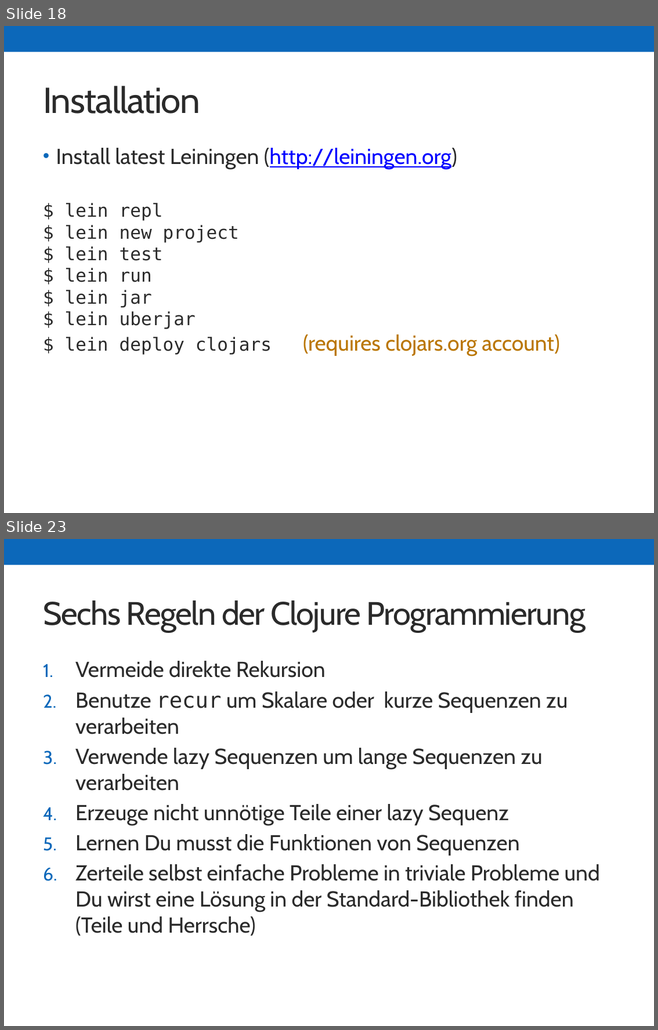
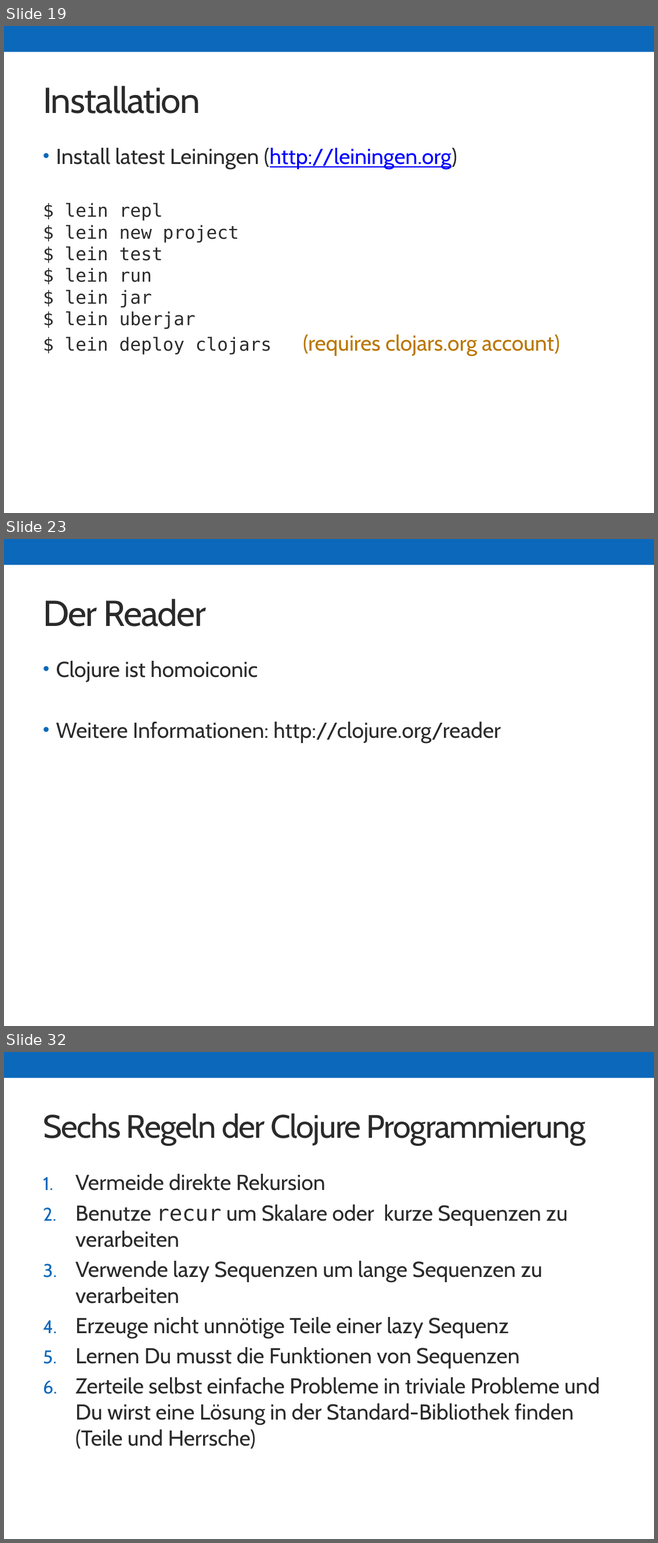
Before and after one commit to skonair/presentations, a slide deck: jugbi-fp-20141119/20141119_FP.pptx. Shown one above the other, each under a label of ours: slides 18 and 23 before the commit, slides 19, 23 and 32 after it; the slides between them are not shown. The pictures are 658x1030 and 658x1543 pixels, drawn with LibreOffice and Linux fonts; fonts in the diff are those of the drawing. Boxes give left, top, right and bottom in pixels: in the first picture for what was removed or moved away, otherwise in the second. Text is boxed around its words. In the diff, an @@ line names an element or a change of style, - is before the commit and + after.

Commit message:
Clojure part extended for reader and macro section

```diff
--- a/jugbi-fp-20141119/20141119_FP.pptx
+++ b/jugbi-fp-20141119/20141119_FP.pptx
@@ slide 23 added at <box>4,539,654,1026</box>, background #FFFFFF; not listed: 1 template element that a slide beside it also shows @@
@@ title added at <box>43,599,206,627</box>, 40 pt, text #2A2A2A @@
+Der Reader
@@ text added at <box>56,661,500,743</box>, 24 pt, text #2A2A2A @@
+• Clojure ist homoiconic
+• Weitere Informationen: http://clojure.org/reader
@@ what was slide 18 is now slide 19 @@
@@ what was slide 23 is now slide 32 @@
```
Also in this commit, not shown: 4 slides changed, 9 other slides added, 1 slide removed.
